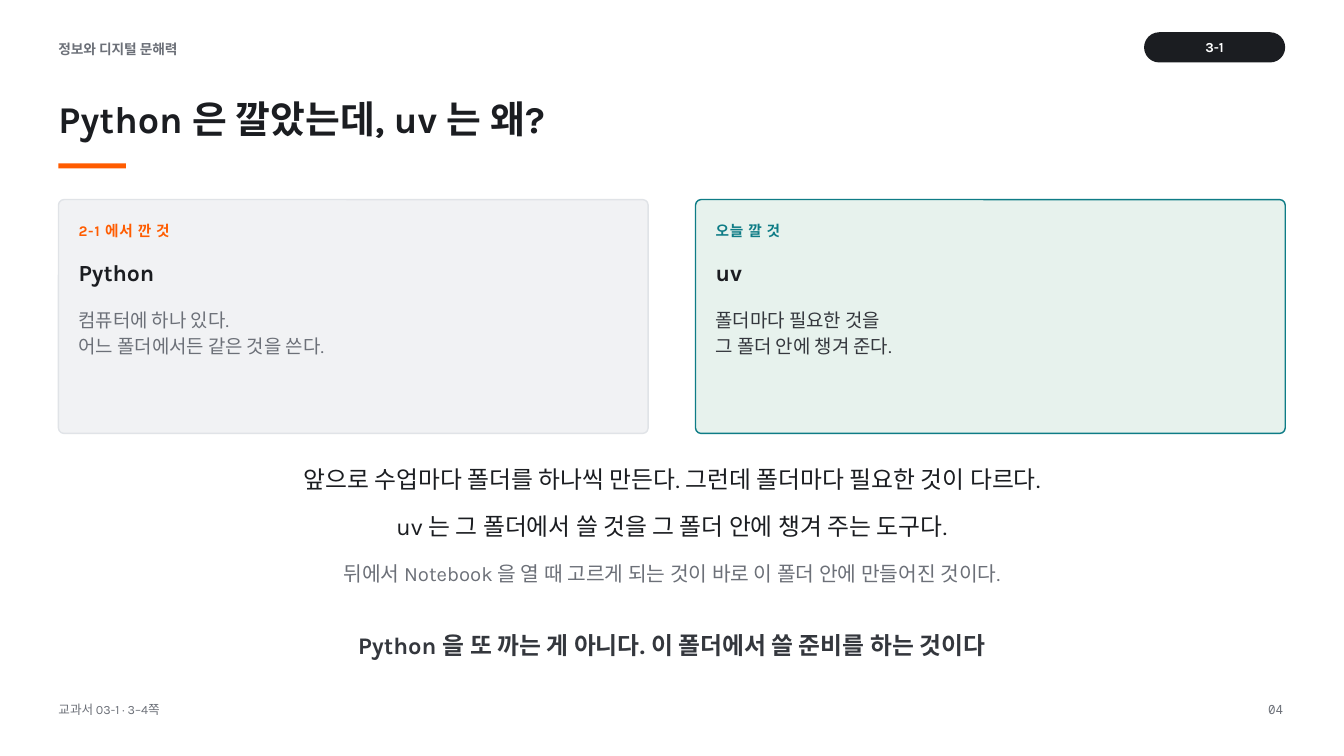
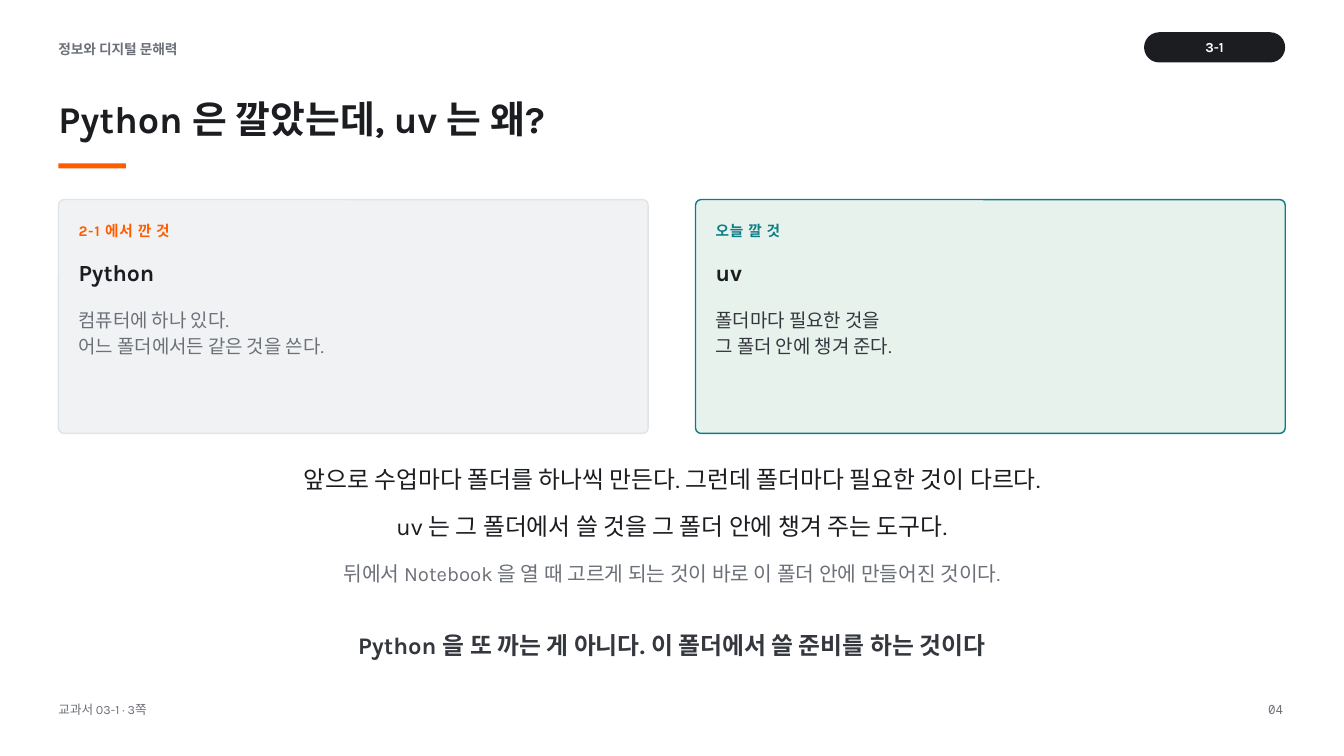
Before and after one commit to cozy819/2026-02__jdh, a slide deck: slide 4 of 03/ppt/03-1_실습_환경_준비와_비교_v1.pptx. Drawn at 1344x756 pixels with LibreOffice and Linux fonts; fonts in the diff are those of the drawing. Boxes give left, top, right and bottom in pixels: in the first picture for what was removed or moved away, otherwise in the second. Text is boxed around its words. In the diff, an @@ line names an element or a change of style, - is before the commit and + after.

```diff
--- a/03/ppt/03-1_실습_환경_준비와_비교_v1.pptx
+++ b/03/ppt/03-1_실습_환경_준비와_비교_v1.pptx
@@ text at bbox=[58, 703, 147, 715]: text changed @@
-교과서 03-1 · 3–4쪽
+교과서 03-1 · 3쪽
```
Also in this commit, not shown: 18 other slides changed, 1 slide added, 4 other files.
